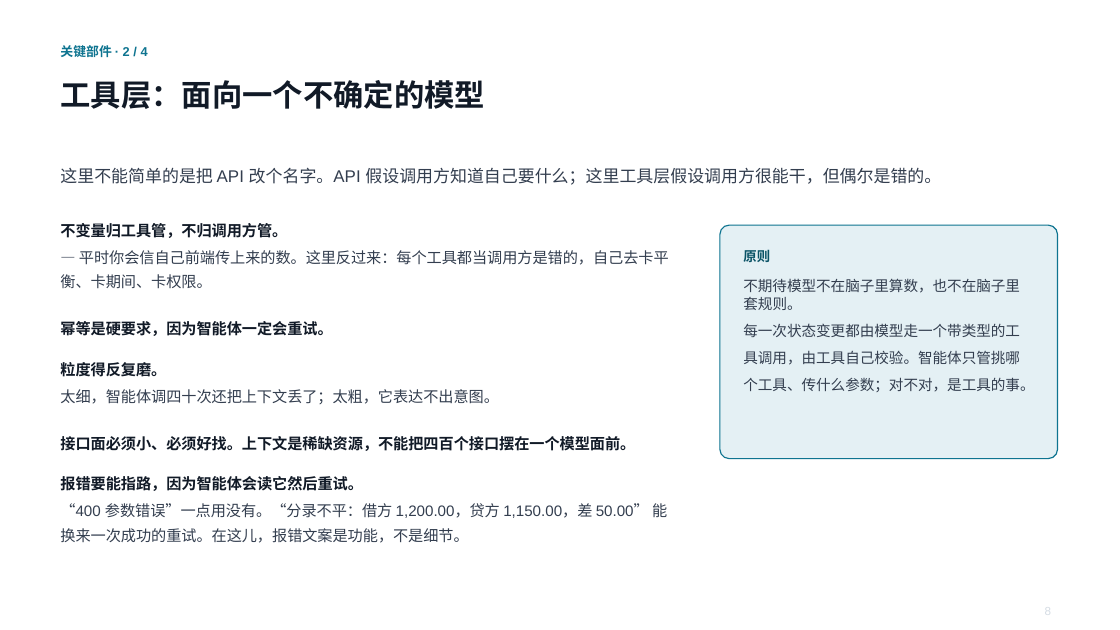
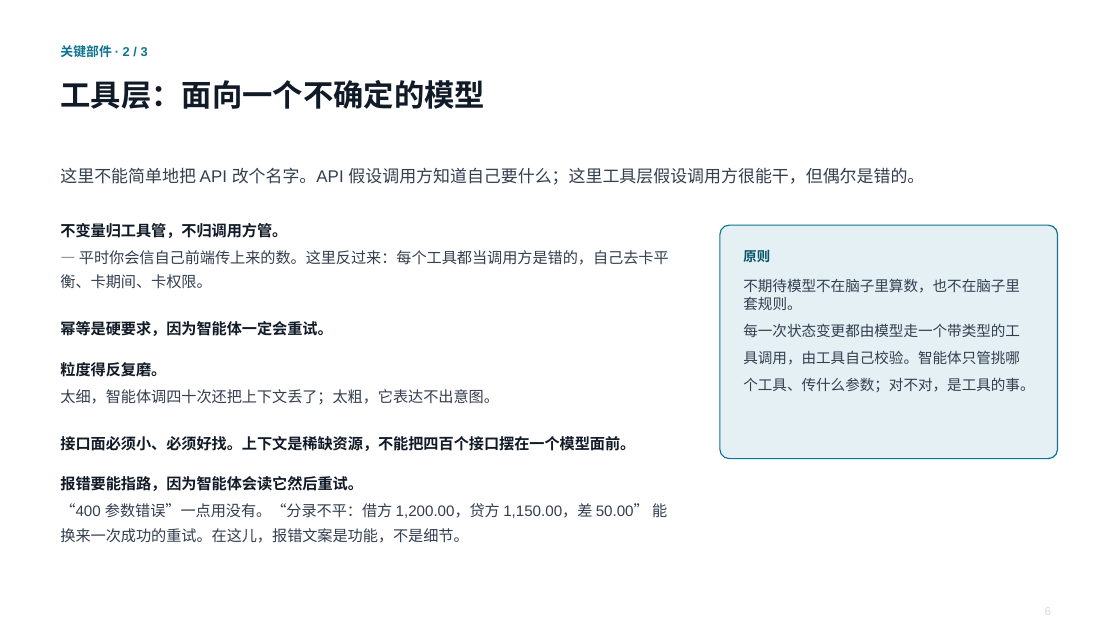
Before and after one commit to cllu/aimi-accounting-software-proposal, a slide deck: slide 7 of agent-native-accounting-deck.pptx. Drawn at 1120x630 pixels with LibreOffice and Linux fonts; fonts in the diff are those of the drawing. Boxes give left, top, right and bottom in pixels: in the first picture for what was removed or moved away, otherwise in the second. Text is boxed around its words. In the diff, an @@ line names an element or a change of style, - is before the commit and + after.

```diff
--- a/agent-native-accounting-deck.pptx
+++ b/agent-native-accounting-deck.pptx
@@ text at [60,45,148,57]: text changed @@
-关键部件 · 2 / 4
+关键部件 · 2 / 3
@@ text at [60,167,924,185]: text changed @@
-这里不能简单的是把 API 改个名字。API 假设调用方知道自己要什么；这里工具层假设调用方很能干，但偶尔是错的。
+这里不能简单地把 API 改个名字。API 假设调用方知道自己要什么；这里工具层假设调用方很能干，但偶尔是错的。
```
Also in this commit, not shown: 6 other slides changed, 1 slide removed.
